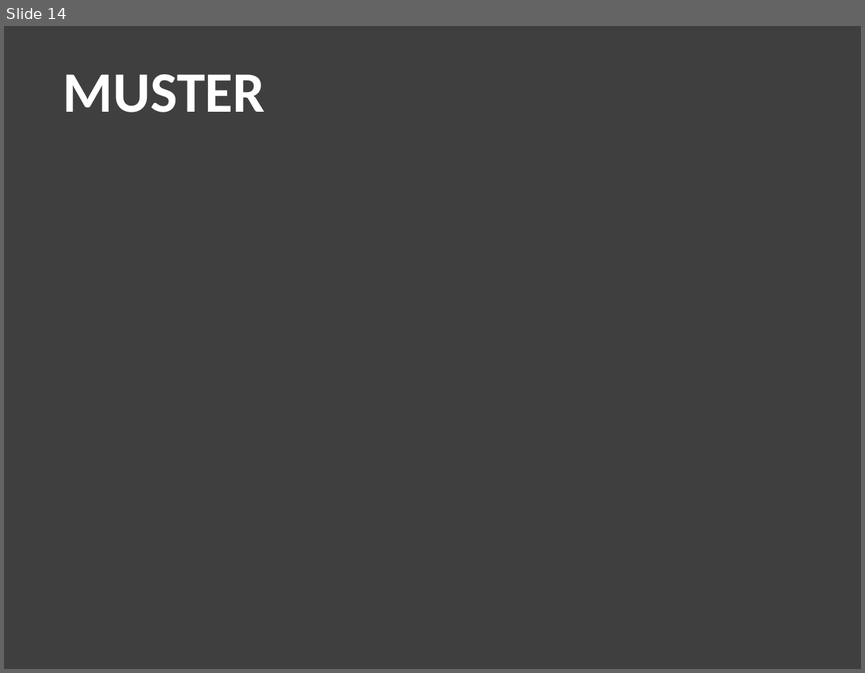
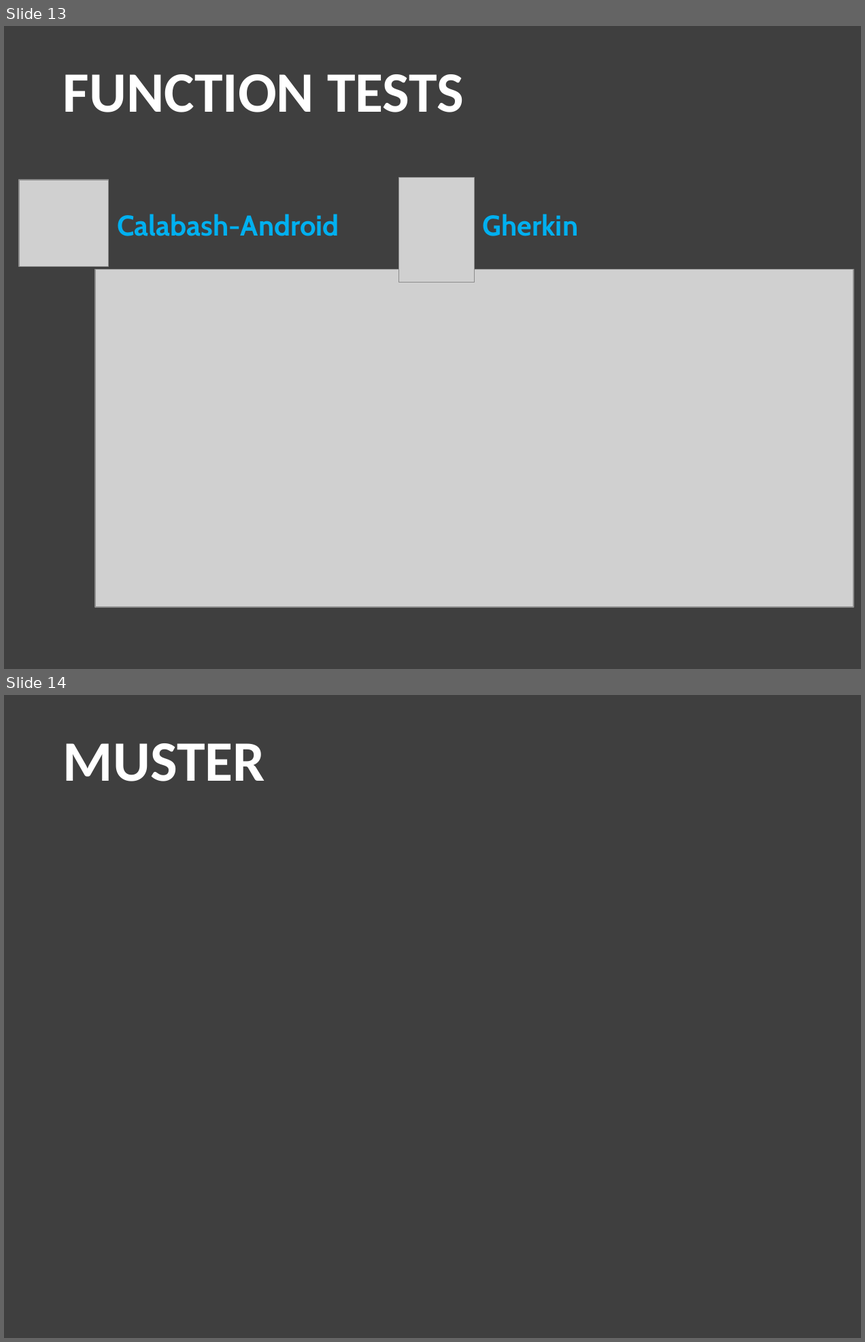
Before and after one commit to jeanin92/DieVerrueckteSightseeingtour, a slide deck: Presentation/abschlusspraesentation.pptx. Shown one above the other, each under a label of ours: slide 14 before the commit, slides 13 and 14 after it. The pictures are 865x673 and 865x1342 pixels, drawn with LibreOffice and Linux fonts; fonts in the diff are those of the drawing; grey boxes stand for pictures; background and template pictures are left out. Boxes give left, top, right and bottom in pixels: in the first picture for what was removed or moved away, otherwise in the second. Text is boxed around its words. In the diff, an @@ line names an element or a change of style, - is before the commit and + after.

Commit message:
CHG: calabash added to presentation

```diff
--- a/Presentation/abschlusspraesentation.pptx
+++ b/Presentation/abschlusspraesentation.pptx
@@ slide 13 added at [4,26,861,669], background picture (left out) @@
@@ text added at [63,74,464,112], 48 pt, text #FFFFFF, bold @@
+FUNCTION TESTS
@@ picture added at [18,180,109,266] @@
@@ picture added at [399,178,475,282] @@
@@ text added at [117,214,339,236], 24 pt, text #00B0F0, bold @@
+Calabash-Android
@@ text added at [483,214,578,236], 24 pt, text #00B0F0, bold @@
+Gherkin
@@ picture added at [95,269,853,607] @@
```
Also in this commit, not shown: 1 slide removed.
